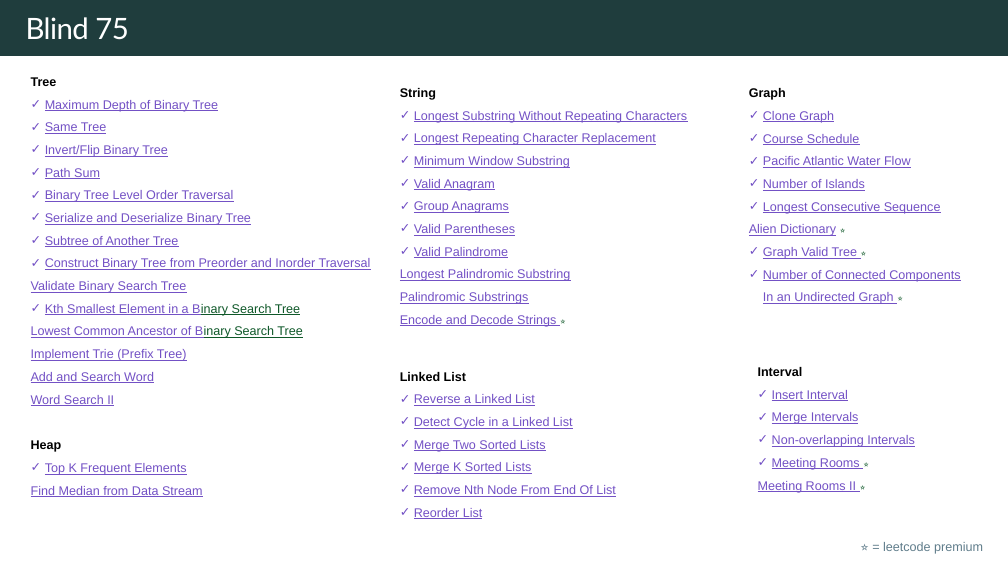
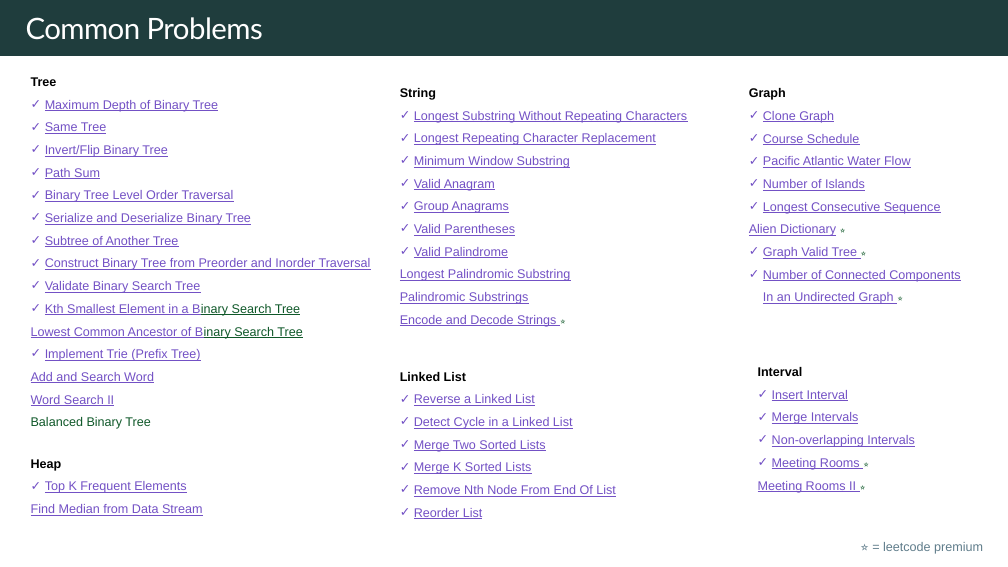
Before and after one commit to rfdavid/coding-interview-handbook-cpp, a slide deck: slide 7 of Algorithm and problem Solving Cheatsheet.pptm (slide 6 before the commit). Drawn at 1008x567 pixels with LibreOffice and Linux fonts; fonts in the diff are those of the drawing. Boxes give left, top, right and bottom in pixels: in the first picture for what was removed or moved away, otherwise in the second. Text is boxed around its words. In the diff, an @@ line names an element or a change of style, - is before the commit and + after.

```diff
--- a/Algorithm and problem Solving Cheatsheet.pptm
+++ b/Algorithm and problem Solving Cheatsheet.pptm
@@ text at (26, 17, 263, 40): text changed @@
-Blind 75
+Common Problems
@@ text at (45, 281, 201, 361): bullet none to ✓ @@
@@ text at (31, 417, 150, 429): paragraph added @@
+Balanced Binary Tree
@@ text "Heap": place and size @@
-text "Heap" at (31, 440, 203, 497)
+text "Heap" at (31, 459, 203, 516)
```
Also in this commit, not shown: 6 other slides changed, 14 slides added, 1 slide removed, 14 other files.
